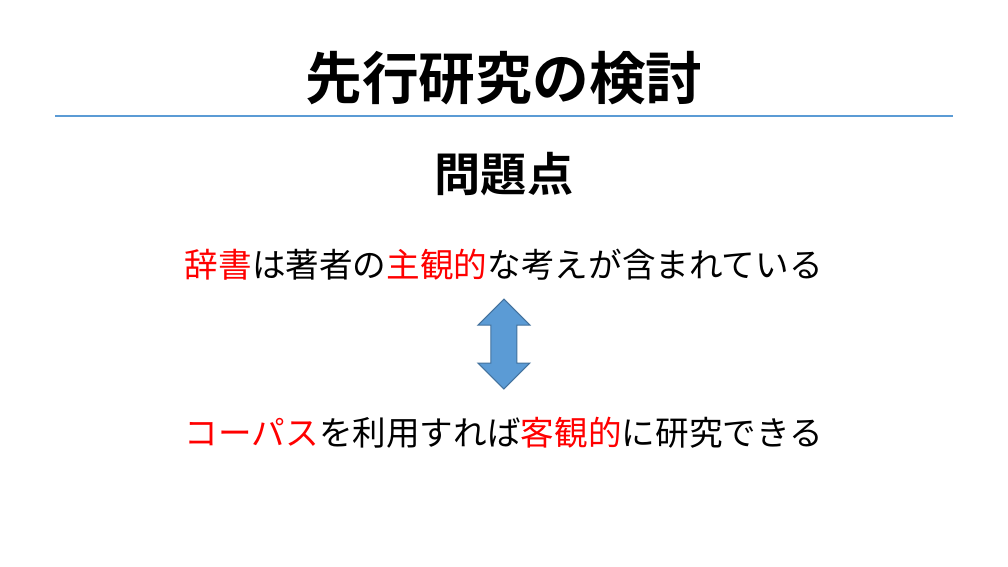
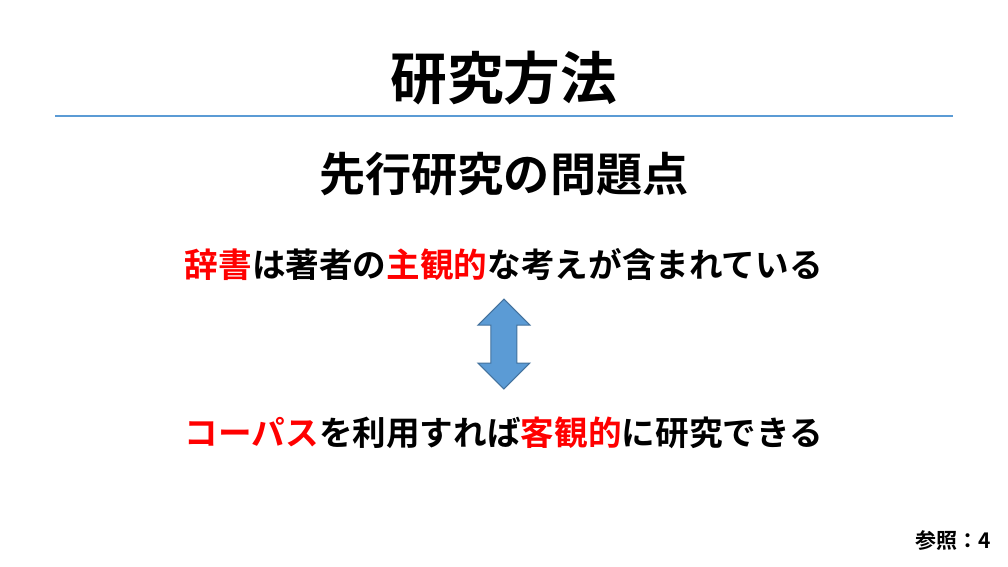
Before and after one commit to 3x3y3z3t/paper, a slide deck: slide 26 of 発表用/PPT.pptx (slide 22 before the commit). Drawn at 1008x567 pixels with LibreOffice and Linux fonts; fonts in the diff are those of the drawing; background and template pictures are left out. Boxes give left, top, right and bottom in pixels: in the first picture for what was removed or moved away, otherwise in the second. Text is boxed around its words. In the diff, an @@ line names an element or a change of style, - is before the commit and + after.

```diff
--- a/発表用/PPT.pptx
+++ b/発表用/PPT.pptx
@@ text at <box>391,50,618,105</box>: text changed @@
-先行研究の検討
+研究方法
@@ text at <box>319,151,689,196</box>: text changed @@
-問題点
+先行研究の問題点
@@ text "辞書は著者の主観的な考えが含まれている" at <box>185,248,823,280</box>: bold on @@
@@ text "コーパスを利用すれば客観的に研究できる" at <box>185,416,823,448</box>: bold on @@
@@ text added at <box>916,530,992,550</box>, 20 pt, text #000000, bold @@
+参照：4
```
Also in this commit, not shown: 15 other slides changed, 33 slides added, 3 slides removed, 1 other file.
